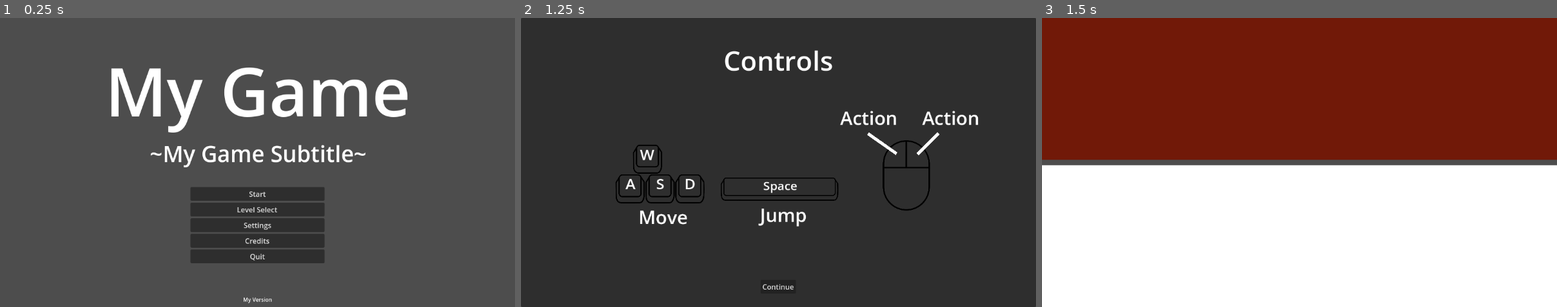
Above: before the commit, frames 1-3 (left to right).
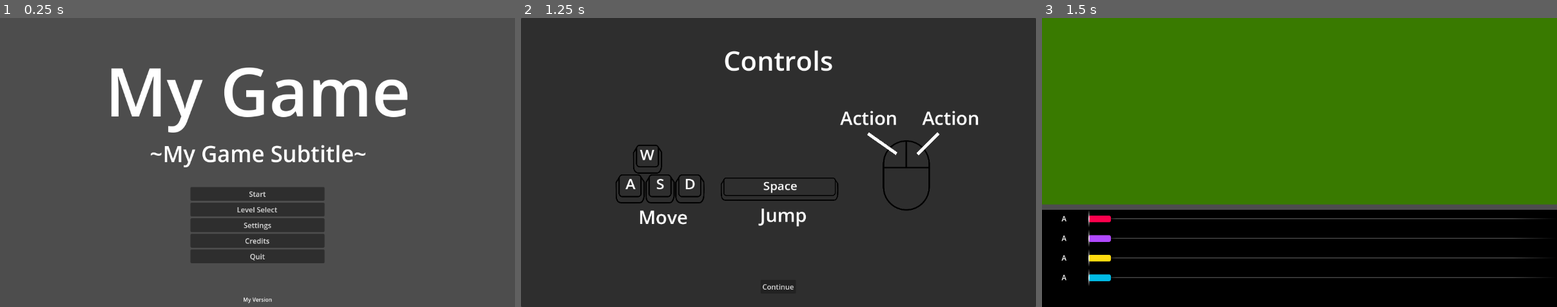
Above: after the commit, the same moments.

Repository: Robert-K/rhythm-defenders
Game: Godot game, scene res://gamemanager/gamemanager.tscn
The game is run twice, just before and just after one commit, with the same random seed, the same clock (stepped at 60 frames per second) and the same inputs.
Inputs:
- Up to frame 1 (0.25 s): no input
- Up to frame 2 (1.25 s): click "Start" at 0.5 s
- Up to frame 3 (1.5 s): click "Continue" at 1.25 s

Frames 1-2 are identical in both runs. In frame 3, 100% of the frame differs, in the area x 0-100%, y 0-100%.

Commit message:
ADD: TowerLane & Note UIs

Diff:
--- a/gamemanager/gamemanager.gd
+++ b/gamemanager/gamemanager.gd
@@ -4,7 +4,10 @@
 ## Use this when you have only one level
 @export var main_level: PackedScene
 ## Whether the mouse should be captured while in a level
-@export var is_mouse_captured_in_level: bool = true
+@export var is_mouse_captured_in_level: bool = true:
+	set(value):
+		is_mouse_captured_in_level = value
+		InputManager.capture_mouse_ingame = value
 
 @export_subgroup("Level Loading")
 ## Whether your game contains multiple levels.
--- a/gamemanager/gamemanager.tscn
+++ b/gamemanager/gamemanager.tscn
@@ -10,6 +10,7 @@
 process_mode = 3
 script = ExtResource("1_htktm")
 main_level = ExtResource("2_xueuq")
+is_mouse_captured_in_level = false
 
 [node name="WorldEnvironment" type="WorldEnvironment" parent="."]
 environment = ExtResource("2_v1n10")
--- /dev/null
+++ b/notes/note_style.tres
@@ -0,0 +1,10 @@
+[gd_resource type="StyleBoxFlat" format=3 uid="uid://eqlgoo3q3eeo"]
+
+[resource]
+resource_local_to_scene = true
+bg_color = Color(1, 0, 0, 1)
+corner_radius_top_left = 4
+corner_radius_top_right = 4
+corner_radius_bottom_right = 4
+corner_radius_bottom_left = 4
+shadow_size = 12
--- a/scenes/game.tscn
+++ b/scenes/game.tscn
@@ -1,13 +1,16 @@
-[gd_scene load_steps=3 format=3 uid="uid://c7vql0lrwfptu"]
+[gd_scene load_steps=4 format=3 uid="uid://c7vql0lrwfptu"]
+
+[ext_resource type="PackedScene" uid="uid://noqeeoaythhn" path="res://tower_lanes/tower_lane.tscn" id="1_uwrxv"]
 
 [sub_resource type="StandardMaterial3D" id="StandardMaterial3D_8cj0n"]
-albedo_color = Color(0.4, 0.16600001, 0.088000014, 1)
+albedo_color = Color(0.24313726, 0.4, 0.08627451, 1)
 
 [sub_resource type="PlaneMesh" id="PlaneMesh_8cj0n"]
 material = SubResource("StandardMaterial3D_8cj0n")
 size = Vector2(1000, 1000)
 
 [node name="CanvasLayer" type="CanvasLayer"]
+layer = 0
 
 [node name="VSplitContainer" type="VSplitContainer" parent="."]
 anchors_preset = 15
@@ -15,6 +18,7 @@
 anchor_bottom = 1.0
 grow_horizontal = 2
 grow_vertical = 2
+split_offset = 100
 
 [node name="SubViewportContainer" type="SubViewportContainer" parent="VSplitContainer"]
 layout_mode = 2
@@ -23,7 +27,7 @@
 
 [node name="SubViewport" type="SubViewport" parent="VSplitContainer/SubViewportContainer"]
 handle_input_locally = false
-size = Vector2i(1152, 318)
+size = Vector2i(1152, 418)
 render_target_update_mode = 4
 
 [node name="Game" type="Node" parent="VSplitContainer/SubViewportContainer/SubViewport"]
@@ -42,5 +46,28 @@
 layout_mode = 2
 size_flags_vertical = 3
 
-[node name="ColorRect" type="ColorRect" parent="VSplitContainer/BottomUI"]
+[node name="Background" type="ColorRect" parent="VSplitContainer/BottomUI"]
 layout_mode = 2
+color = Color(0, 0, 0, 1)
+
+[node name="LanesMargin" type="MarginContainer" parent="VSplitContainer/BottomUI"]
+layout_mode = 2
+
+[node name="TowerLanes" type="VBoxContainer" parent="VSplitContainer/BottomUI/LanesMargin"]
+layout_mode = 2
+
+[node name="TowerLane" parent="VSplitContainer/BottomUI/LanesMargin/TowerLanes" instance=ExtResource("1_uwrxv")]
+layout_mode = 2
+notes_color = Color(0.9872448, 0, 0.2998942, 1)
+
+[node name="TowerLane2" parent="VSplitContainer/BottomUI/LanesMargin/TowerLanes" instance=ExtResource("1_uwrxv")]
+layout_mode = 2
+notes_color = Color(0.68965733, 0.28594118, 1, 1)
+
+[node name="TowerLane3" parent="VSplitContainer/BottomUI/LanesMargin/TowerLanes" instance=ExtResource("1_uwrxv")]
+layout_mode = 2
+notes_color = Color(1, 0.859, 0.060000002, 1)
+
+[node name="TowerLane4" parent="VSplitContainer/BottomUI/LanesMargin/TowerLanes" instance=ExtResource("1_uwrxv")]
+layout_mode = 2
+notes_color = Color(0, 0.7314505, 0.89904743, 1)
--- /dev/null
+++ b/tower_lanes/tower_lane.gd
@@ -0,0 +1,27 @@
+@tool
+extends HBoxContainer
+
+var ui_notes: Array[UINote]
+
+@onready var lane_control: Control = %LaneControl
+
+@export var notes_color: Color = Color.RED:
+	set(value):
+		notes_color = value
+		update_ui_notes()
+
+func _notification(what: int) -> void:
+	if what == NOTIFICATION_CHILD_ORDER_CHANGED:
+		update_ui_notes()
+	elif what == NOTIFICATION_READY:
+		update_ui_notes()
+
+func update_ui_notes() -> void:
+	if not is_inside_tree() or not lane_control:
+		return
+	ui_notes.clear()
+	for child in lane_control.get_children():
+		var ui_note := child as UINote
+		if ui_note:
+			ui_notes.append(ui_note)
+			ui_note.color = notes_color
--- /dev/null
+++ b/tower_lanes/tower_lane.tscn
@@ -0,0 +1,79 @@
+[gd_scene load_steps=7 format=3 uid="uid://noqeeoaythhn"]
+
+[ext_resource type="Script" uid="uid://dukbcohfy0kca" path="res://tower_lanes/tower_lane.gd" id="1_05uu3"]
+[ext_resource type="PackedScene" uid="uid://xia7n4meh7mh" path="res://tower_lanes/ui_note.tscn" id="2_05uu3"]
+
+[sub_resource type="Gradient" id="Gradient_ff4tv"]
+offsets = PackedFloat32Array(0, 0.51760566, 1)
+colors = PackedColorArray(1, 1, 1, 0, 1, 1, 1, 1, 1, 1, 1, 0)
+
+[sub_resource type="GradientTexture2D" id="GradientTexture2D_05uu3"]
+gradient = SubResource("Gradient_ff4tv")
+fill_to = Vector2(0, 1)
+
+[sub_resource type="Gradient" id="Gradient_05uu3"]
+colors = PackedColorArray(0, 0, 0, 0, 0, 0, 0, 1)
+
+[sub_resource type="GradientTexture1D" id="GradientTexture1D_ho2ta"]
+gradient = SubResource("Gradient_05uu3")
+
+[node name="TowerLane" type="HBoxContainer"]
+script = ExtResource("1_05uu3")
+
+[node name="KeyContainer" type="CenterContainer" parent="."]
+custom_minimum_size = Vector2(100, 40)
+layout_mode = 2
+
+[node name="Label" type="Label" parent="KeyContainer"]
+layout_mode = 2
+text = "A"
+
+[node name="LaneParentControl" type="Control" parent="."]
+clip_contents = true
+layout_mode = 2
+size_flags_horizontal = 3
+
+[node name="LaneLine" type="ColorRect" parent="LaneParentControl"]
+custom_minimum_size = Vector2(0, 2)
+layout_mode = 1
+anchors_preset = 14
+anchor_top = 0.5
+anchor_right = 1.0
+anchor_bottom = 0.5
+grow_horizontal = 2
+grow_vertical = 2
+color = Color(1, 1, 1, 0.28627452)
+
+[node name="LaneControl" type="Control" parent="LaneParentControl"]
+unique_name_in_owner = true
+layout_mode = 1
+anchors_preset = 14
+anchor_top = 0.5
+anchor_right = 1.0
+anchor_bottom = 0.5
+grow_horizontal = 2
+grow_vertical = 2
+
+[node name="UINote" parent="LaneParentControl/LaneControl" instance=ExtResource("2_05uu3")]
+layout_mode = 0
+
+[node name="HitLine" type="TextureRect" parent="LaneParentControl"]
+custom_minimum_size = Vector2(2, 0)
+layout_mode = 1
+anchors_preset = 9
+anchor_bottom = 1.0
+grow_vertical = 2
+texture = SubResource("GradientTexture2D_05uu3")
+expand_mode = 1
+
+[node name="EndGradient" type="TextureRect" parent="LaneParentControl"]
+custom_minimum_size = Vector2(100, 0)
+layout_mode = 1
+anchors_preset = 11
+anchor_left = 1.0
+anchor_right = 1.0
+anchor_bottom = 1.0
+grow_horizontal = 0
+grow_vertical = 2
+texture = SubResource("GradientTexture1D_ho2ta")
+expand_mode = 1
--- /dev/null
+++ b/tower_lanes/ui_note.gd
@@ -0,0 +1,13 @@
+@tool
+class_name UINote
+extends Control
+
+@onready var note_panel: Panel = %NotePanel
+
+@export var color: Color = Color.RED:
+	set(value):
+		color = value
+		if not note_panel:
+			return
+		var stylebox := note_panel.get_theme_stylebox("panel")
+		stylebox.bg_color = color
--- /dev/null
+++ b/tower_lanes/ui_note.tscn
@@ -0,0 +1,21 @@
+[gd_scene load_steps=3 format=3 uid="uid://xia7n4meh7mh"]
+
+[ext_resource type="StyleBox" uid="uid://eqlgoo3q3eeo" path="res://notes/note_style.tres" id="1_2xohx"]
+[ext_resource type="Script" uid="uid://i5jbaew7kbo4" path="res://tower_lanes/ui_note.gd" id="2_75lo8"]
+
+[node name="UINote" type="Control"]
+layout_mode = 3
+anchors_preset = 0
+script = ExtResource("2_75lo8")
+
+[node name="NotePanel" type="Panel" parent="."]
+unique_name_in_owner = true
+layout_mode = 1
+anchors_preset = 4
+anchor_top = 0.5
+anchor_bottom = 0.5
+offset_top = -7.5
+offset_right = 50.0
+offset_bottom = 7.5
+grow_vertical = 2
+theme_override_styles/panel = ExtResource("1_2xohx")
Not shown, added: tower_lanes/tower_lane.gd.uid
Not shown, added: tower_lanes/ui_note.gd.uid
